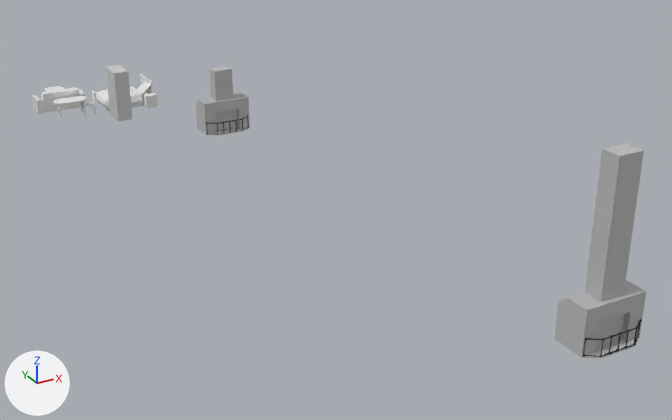
What one commit did to the FBX model 3D-DATA-ZombieBeaverSpil/Assets/3DModels/Furniture.FBX.
Rendered twice from a 50 mm lens placed at (-13.8, -37.0, 12.2), pointed at (-0.1, -12.0, -0.3). Every picture has the same lights, and +X, +Y and +Z are marked at lower left. Where no turn or scale is listed for an object, it has been applied to the vertices.

The scene before the commit, as lines of its bpy script (objects in view):
```python
me_mesh_006 = bpy.data.meshes.new('Mesh.006')
me_mesh_006.from_pydata(...)  # 228 vertices, 316 faces; spans x -0.95..0.95, y -0.38..0.86, z -0.02..2.5
# faces by material slot: [52, 264]
me_mesh_006.materials.append(mat_material__2)  # grey #bcbcbc
me_mesh_006.materials.append(mat_material__3)  # black #303030
me_mesh_007 = bpy.data.meshes.new('Mesh.007')
me_mesh_007.from_pydata(...)  # 232 vertices, 324 faces; spans x -0.95..0.95, y -0.38..0.86, z -0.02..5.0
# faces by material slot: [60, 264]
me_mesh_007.materials.append(mat_material__2)  # grey #bcbcbc
me_mesh_007.materials.append(mat_material__3)  # black #303030
me_mesh_010 = bpy.data.meshes.new('Mesh.010')
me_mesh_010.from_pydata(...)  # 110 vertices, 200 faces; spans x -1.03..1.03, y -0.48..0.51, z 0.0..0.89
ob_pejs001 = bpy.data.objects.new('Pejs001', me_mesh_006)
ob_pejs001.location = (-0.42, -3.46, 0.0)
ob_pejs004 = bpy.data.objects.new('Pejs004', me_mesh_007)
ob_pejs004.location = (1.44, -23.03, 0.0)
ob_sofa = bpy.data.objects.new('Sofa', me_mesh_010)
ob_sofa.location = (-5.59, 2.82, 0.0)
# also in view: 'IKEASkab' at (-3.6, 0.4, 1.0)
```
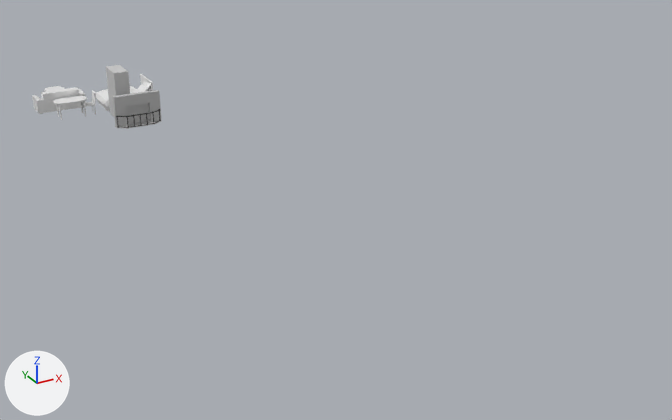
Boxes [x1, y1, x2, y2] around the edits, measured in the pictures (672 x 420 px):
'Pejs004', deleted: before [554, 143, 646, 358]
    faces in mat_material__2 (grey #bcbcbc): [554, 143, 646, 358]
    faces in mat_material__3 (black #303030): [582, 319, 642, 357]
'Pejs001', deleted: before [196, 66, 250, 136]
    faces in mat_material__2 (grey #bcbcbc): [196, 66, 250, 136]
    faces in mat_material__3 (black #303030): [206, 116, 249, 135]
'Pejs', added: after [112, 90, 162, 129]
    faces in mat_material__2 (grey #bcbcbc): [112, 90, 162, 129]
    faces in mat_material__3 (black #303030): [116, 109, 161, 129]

Patch to the scene script:
```diff
--- a/3D-DATA-ZombieBeaverSpil/Assets/3DModels/Furniture.FBX.py
+++ b/3D-DATA-ZombieBeaverSpil/Assets/3DModels/Furniture.FBX.py
@@ me_mesh_1 @@
+me_mesh_1.from_pydata(...)  # 218 vertices, 300 faces; spans x -0.95..0.95, y -0.38..0.1, z -0.02..1.3
+# faces by material slot: [36, 264]
+me_mesh_1.materials.append(mat_material__2)  # grey #bcbcbc
+me_mesh_1.materials.append(mat_material__3)  # black #303030
@@ ob_pejs001 @@
-ob_pejs001 = bpy.data.objects.new('Pejs001', me_mesh_006)
-ob_pejs001.location = (-0.42, -3.46, 0.0)
@@ ob_pejs004 @@
-ob_pejs004 = bpy.data.objects.new('Pejs004', me_mesh_007)
-ob_pejs004.location = (1.44, -23.03, 0.0)
@@ ob_pejs @@
+ob_pejs = bpy.data.objects.new('Pejs', me_mesh_1)
+ob_pejs.location = (-3.28, -0.9, 0.0)
```
